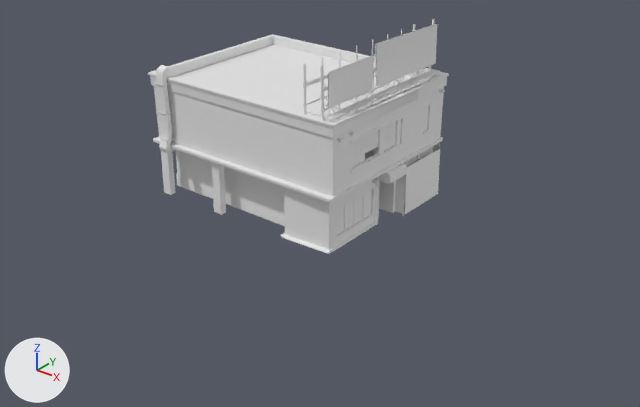
The FBX model Assets/Resources/Assets/3D/buildings/tattoo_building/tatto_building_V3.fbx, before and after one commit.
Camera for both pictures: a camera (50 mm lens) standing at (0.238, -0.4, 0.177) and looking at (0.018, -0.125, 0.006). Arrows for +X, +Y and +Z are at lower left; the lights stay in place. Where no turn or scale is listed for an object, it has been applied to the vertices. Vertices at the same position are counted once.

The older version as bpy lines, for what is in view:
```python
ob_b_pillar24 = bpy.data.objects.new('b_pillar24', me_mesh_040)
ob_b_pillar24.location = (-0.0204, -0.1491, 0.0126)
ob_b_pillar3 = bpy.data.objects.new('b_pillar3', me_mesh_039)
ob_b_pillar3.location = (-0.0532, -0.1488, 0.0126)
ob_cr_wall = bpy.data.objects.new('cr_wall', me_mesh_041)
ob_cr_wall.location = (0.0136, -0.1084, 0.0394)
ob_out_airduct = bpy.data.objects.new('out_airduct', me_mesh_094)
ob_out_airduct.parent = ob_tattoo_building
ob_out_airduct.location = (-6.117, 4.247, 4.362)
ob_polysurface3 = bpy.data.objects.new('polySurface3', me_mesh_051)
ob_polysurface3.location = (-0.0057, -0.1103, 0.039)
ob_tattoo_shop_wall = bpy.data.objects.new('tattoo_shop_wall', me_mesh_085)
ob_tattoo_shop_wall.location = (-0.0155, -0.1328, 0.0377)
# me_mesh_051
# before: 6 (-0.05, -0.0401, -0.0134), 7 (-0.0504, -0.0405, 0.0133) at pixel (153, 83), 8 (0.0502, -0.0403, 0.0133), 9 (0.0502, -0.04, -0.0133), 18 (-0.0001, -0.0404, 0.0133)
# before: 19 (0.0001, -0.04, -0.0134)
# also in view: 'back_wall' at (-0.018, -0.13, 0.013); 'billboard_small' at (0.04, -0.133, 0.068); 'construction' at (0.029, -0.082, 0.012); 'c1_wall' at (0.03, -0.132, 0.013); 'F2_outer_window_wall_2' at (0.044, -0.11, 0.039)
```
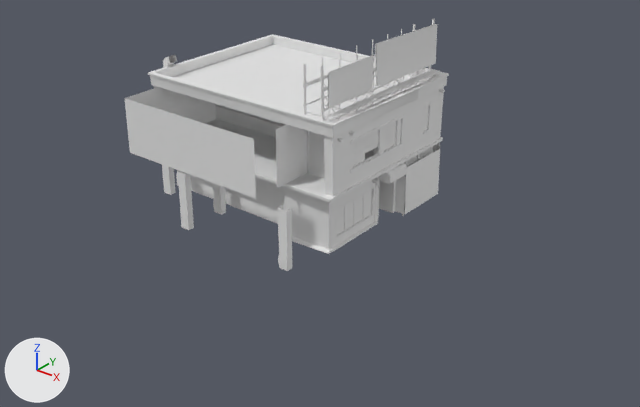
Location of each change, (x1, y1, x2, y2) in pixels of the pictures (640 x 407 px):
'tattoo_shop_wall', reshaped (not visible before): after (124, 87, 309, 198)
'polySurface3', reshaped: before (154, 86, 403, 196); after (324, 118, 403, 196)
'out_airduct', moved, turned: before (155, 65, 176, 153); after (163, 55, 177, 68)
'b_pillar26', added: after (277, 205, 292, 271)
'b_pillar25', added: after (177, 170, 194, 230)
part 2 of me_mesh_051, cut back: before (154, 86, 328, 194); after (324, 136, 328, 194)

Edits to the bpy script that builds the scene:
```text
Change me_mesh_085:
    used by ob_tattoo_shop_wall; location = (-0.0155, -0.1328, 0.0377)
    remove me_mesh_085.from_pydata(...)  # 95 vertices, 154 faces; spans x -0.0385..0.0385, y -0.0172..0.0172, z -0.0112..0.0112
    add me_mesh_085.from_pydata(...)  # 107 vertices, 160 faces; spans x -0.0385..0.0385, y -0.0375..0.0172, z -0.0112..0.014
    me_mesh_085 part 1: 21 vertices moved from x -0.0385..0.0385, y -0.0172..0.0172, z -0.0112..0.0112 to x -0.0385..0.0385, y -0.0063..0.0172, z -0.0112..0.014; 10 vertices removed from x -0.0372..0.0377, y -0.0172, z -0.0111..0.0112; 22 vertices added at x -0.0372..0.0377, y -0.0375..-0.025, z -0.0111..0.014
Change me_mesh_051:
    where me_mesh_051.from_pydata(...)  # 32 vertices, 34 faces; spans x -0.0504..0.0504, y -0.0405..0.0405, z -0.0134..0.0134
    used by ob_polysurface3; location = (-0.0057, -0.1103, 0.039)
    verts and faces of me_mesh_051; kept vertices keep their numbers, new ones are numbered from 32
    me_mesh_051 part 2
    add delete_vertices([6, 7, 18, 19])  # with the faces that use them
    add verts[32] = (0.0462, -0.0404, 0.0133)  # pixel (324, 133)
    add verts[33] = (0.0464, -0.04, -0.0134)
    add faces += [(8, 32, 33), (8, 33, 9)]
Change ob_out_airduct:
    ob_out_airduct.location: (-6.117, 4.247, 4.362) -> (-6.789, 4.247, 3.352)
    ob_out_airduct.rotation_euler: (0.0, 0.0, 0.0) -> (0.0, -1.571, 0.0)  # degrees (0, 0, 0) -> degrees (0, -90, 0)
Add ob_b_pillar26:
    ob_b_pillar26 = bpy.data.objects.new('b_pillar26', me_mesh_040.copy())  # the mesh of ob_b_pillar24
    ob_b_pillar26.location = (0.0352, -0.1687, 0.0126)
Add ob_b_pillar25:
    ob_b_pillar25 = bpy.data.objects.new('b_pillar25', me_mesh_039.copy())  # the mesh of ob_b_pillar3
    ob_b_pillar25.location = (-0.0206, -0.1685, 0.0126)
```
